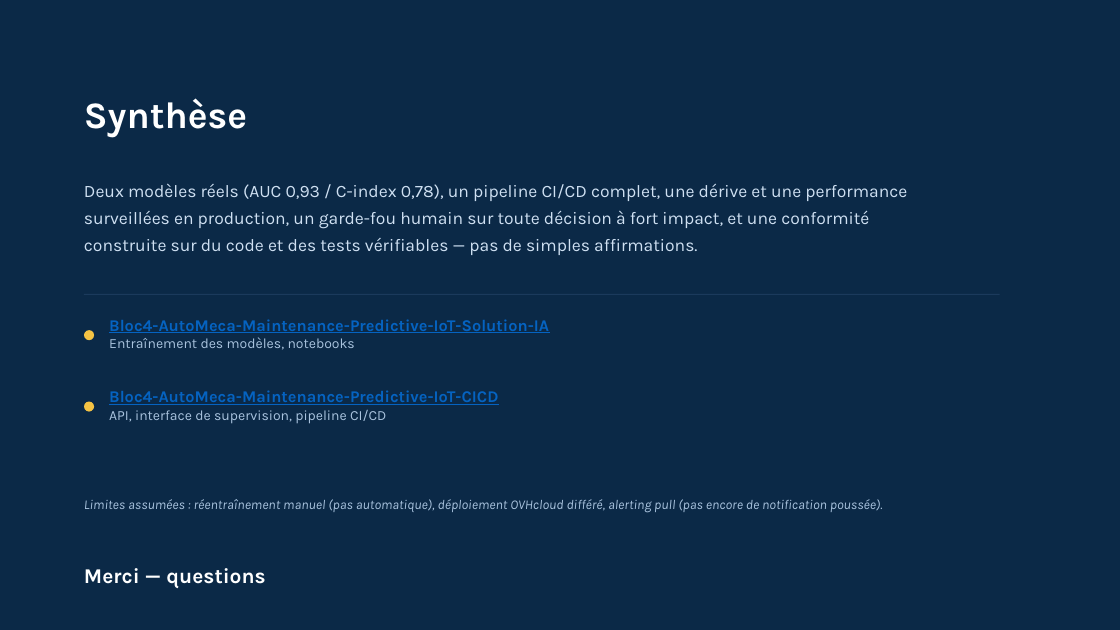
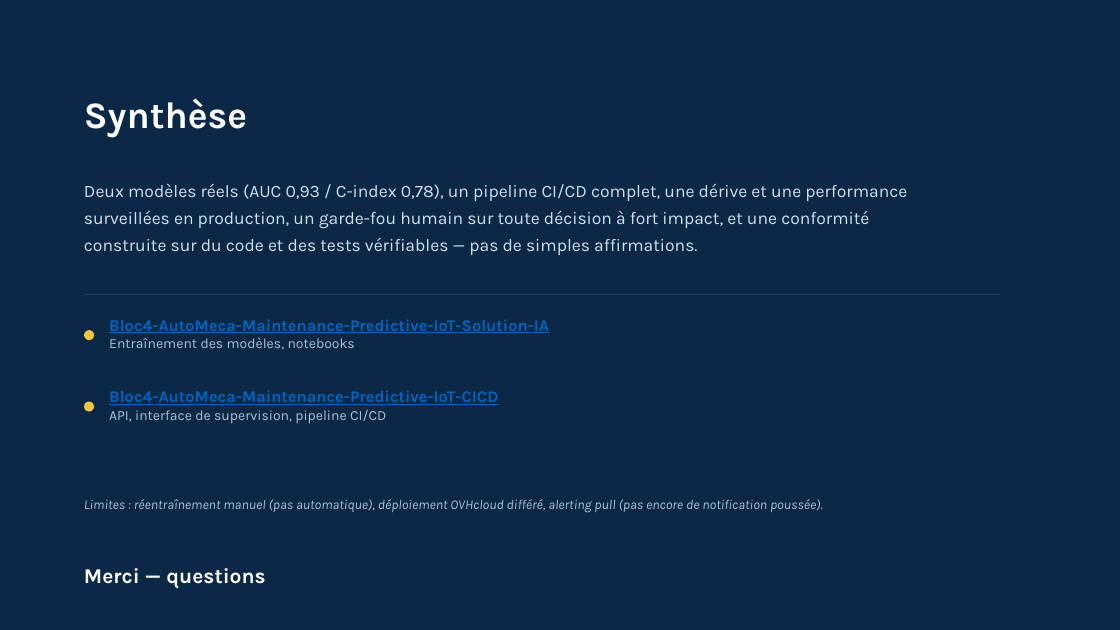
Before and after one commit to Elijoelemile/Bloc4-AutoMeca-Maintenance-Predictive-IoT-CICD, a slide deck: slide 9 of Slides - Bloc 4.pptx. Drawn at 1120x630 pixels with LibreOffice and Linux fonts; fonts in the diff are those of the drawing. Boxes give left, top, right and bottom in pixels: in the first picture for what was removed or moved away, otherwise in the second. Text is boxed around its words. In the diff, an @@ line names an element or a change of style, - is before the commit and + after.

Commit message:
retire assumee du mot limite dans les slides

```diff
--- a/Slides - Bloc 4.pptx
+++ b/Slides - Bloc 4.pptx
@@ text at <box>84,499,823,513</box>: text changed @@
-Limites assumées : réentraînement manuel (pas automatique), déploiement OVHcloud différé, alerting pull (pas encore de notification poussée).
+Limites : réentraînement manuel (pas automatique), déploiement OVHcloud différé, alerting pull (pas encore de notification poussée).
```
Also in this commit, not shown: 2 other slides changed.
